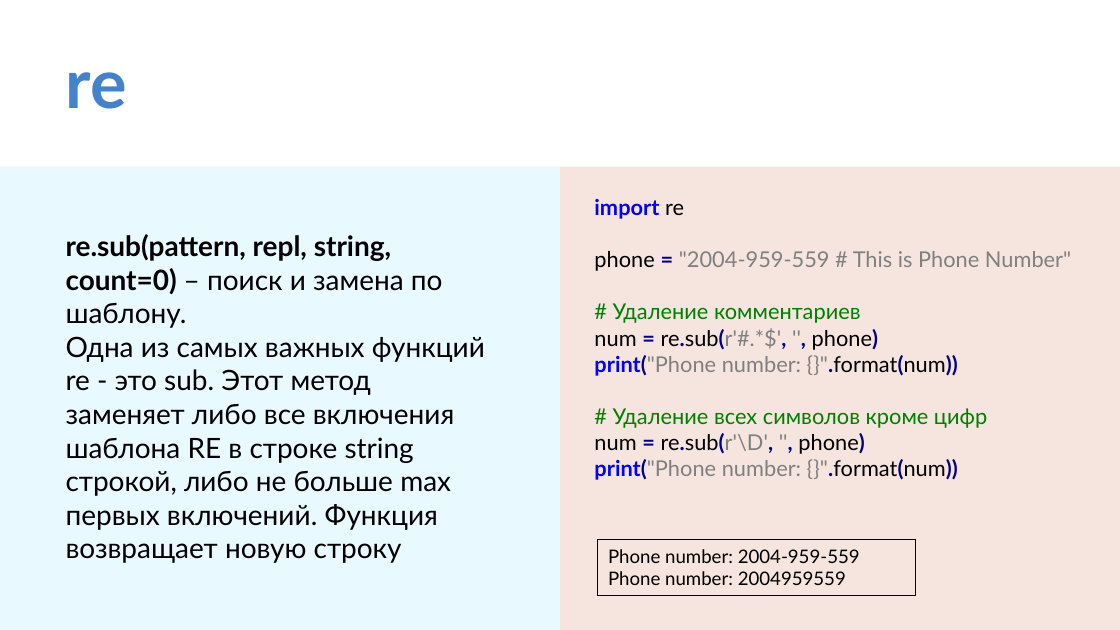
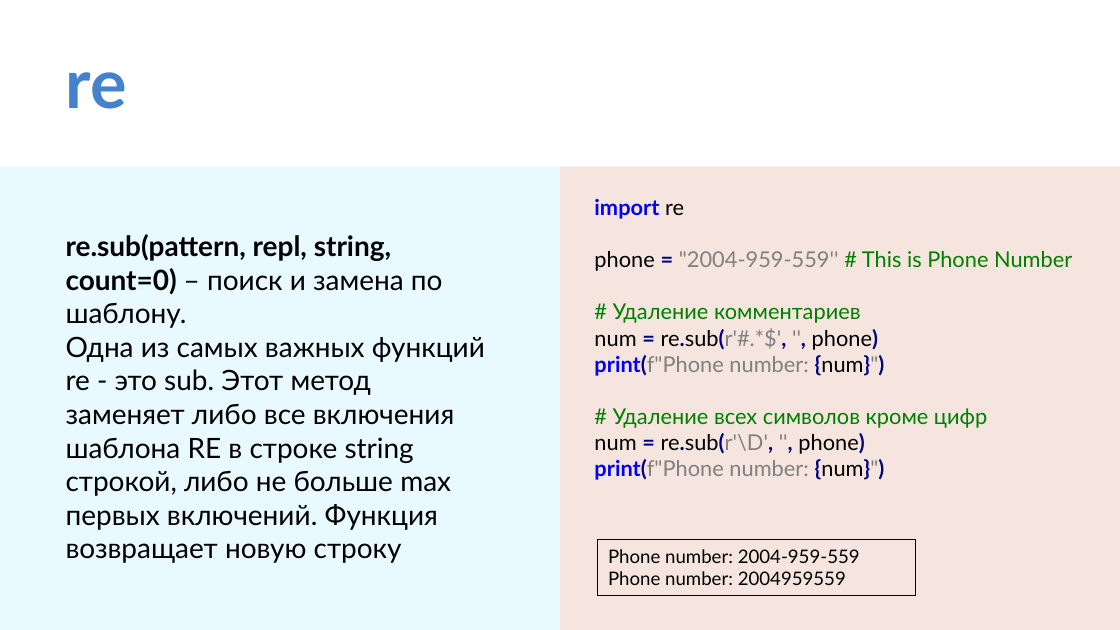
Before and after one commit to IlyaOrlov/PythonCourseKupno, a slide deck: slide 15 of Lectures/py_lec_7.pptx. Drawn at 1120x630 pixels with LibreOffice and Linux fonts; fonts in the diff are those of the drawing. Boxes give left, top, right and bottom in pixels: in the first picture for what was removed or moved away, otherwise in the second. Text is boxed around its words. In the diff, an @@ line names an element or a change of style, - is before the commit and + after.

```diff
--- a/Lectures/py_lec_7.pptx
+++ b/Lectures/py_lec_7.pptx
@@ text at (594,251,1072,271): text changed; text colour #808080 to #008000 @@
-phone = "2004-959-559 # This is Phone Number"
+phone = "2004-959-559'' # This is Phone Number
@@ text at (594,355,885,376): text changed @@
-print("Phone number: {}".format(num))
+print(f"Phone number: {num}")
@@ text at (594,459,885,480): text changed @@
-print("Phone number: {}".format(num))
+print(f"Phone number: {num}")
```
Also in this commit, not shown: 3 other slides changed, 1 other file.
